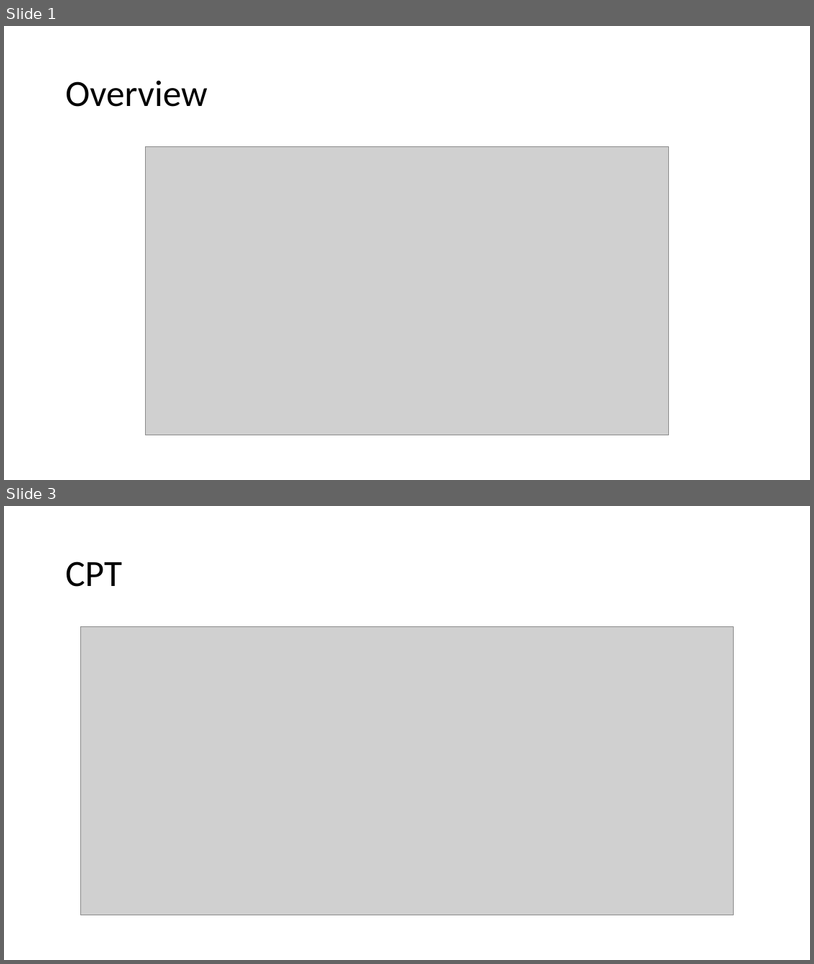
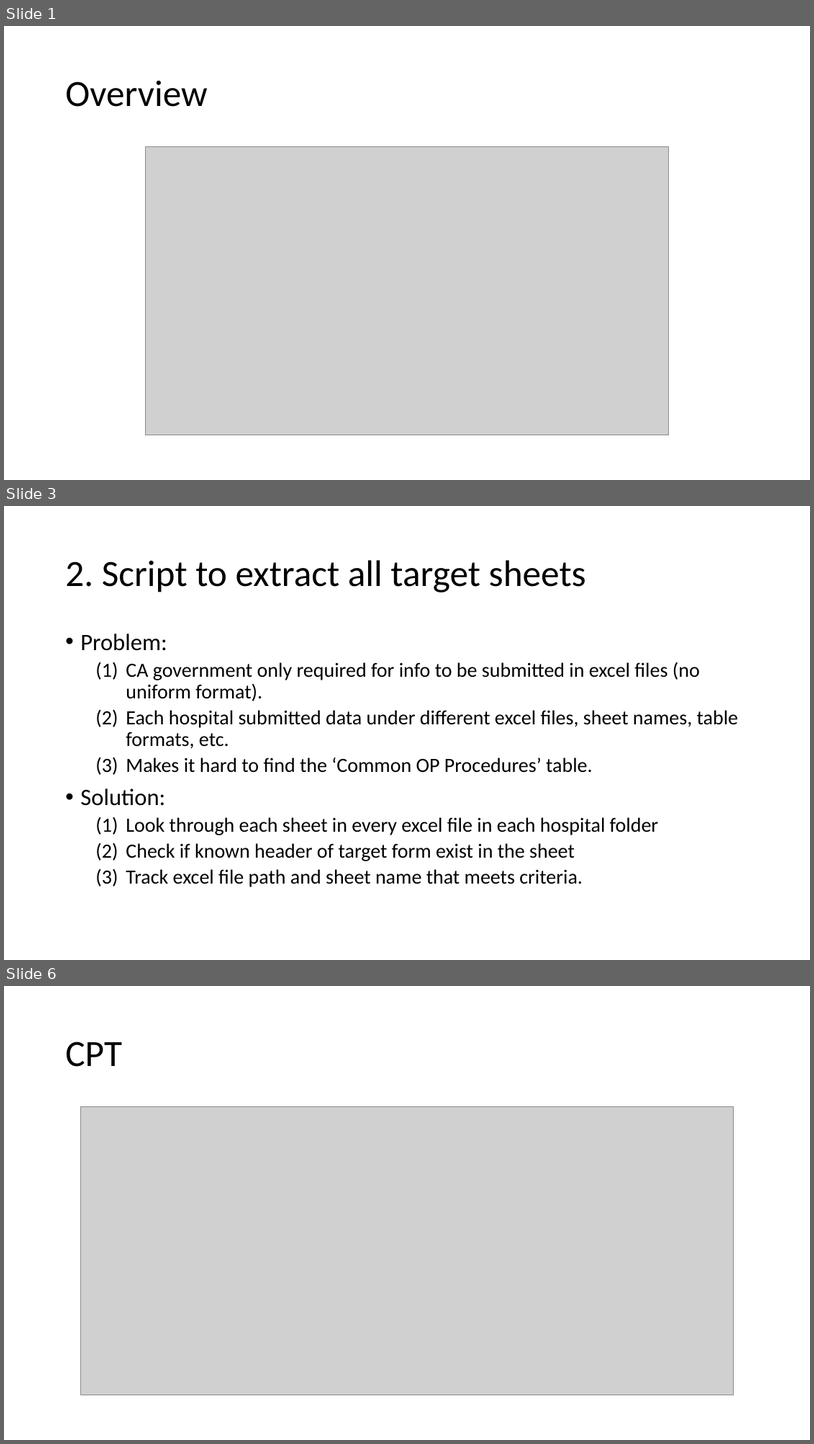
Before and after one commit to beatricetierra/CA-Hospital-Charges, a slide deck: DatasetsOverview.pptx. Shown one above the other, each under a label of ours: slides 1 and 3 before the commit, slides 1, 3 and 6 after it; the slides between them are not shown. The pictures are 814x964 and 814x1444 pixels, drawn with LibreOffice and Linux fonts; fonts in the diff are those of the drawing; grey boxes stand for pictures. Boxes give left, top, right and bottom in pixels: in the first picture for what was removed or moved away, otherwise in the second. Text is boxed around its words. In the diff, an @@ line names an element or a change of style, - is before the commit and + after.

Commit message:
add slide deck

```diff
--- a/DatasetsOverview.pptx
+++ b/DatasetsOverview.pptx
@@ slide 3 added at bbox=[4, 506, 810, 960], background #FFFFFF @@
@@ title added at bbox=[65, 560, 586, 592], 44 pt, text #000000 @@
+2. Script to extract all target sheets
@@ text added at bbox=[80, 633, 738, 887], 24 pt, text #000000 @@
+• Problem:
+  (1) CA government only required for info to be submitted in excel files (no uniform format).
+  (2) Each hospital submitted data under different excel files, sheet names, table formats, etc.
+  (3) Makes it hard to find the ‘Common OP Procedures’ table.
+• Solution:
+  (1) Look through each sheet in every excel file in each hospital folder
+  (2) Check if known header of target form exist in the sheet
+  (3) Track excel file path and sheet name that meets criteria.
@@ what was slide 3 is now slide 6 @@
```
Also in this commit, not shown: 3 other slides added, 1 slide removed.
